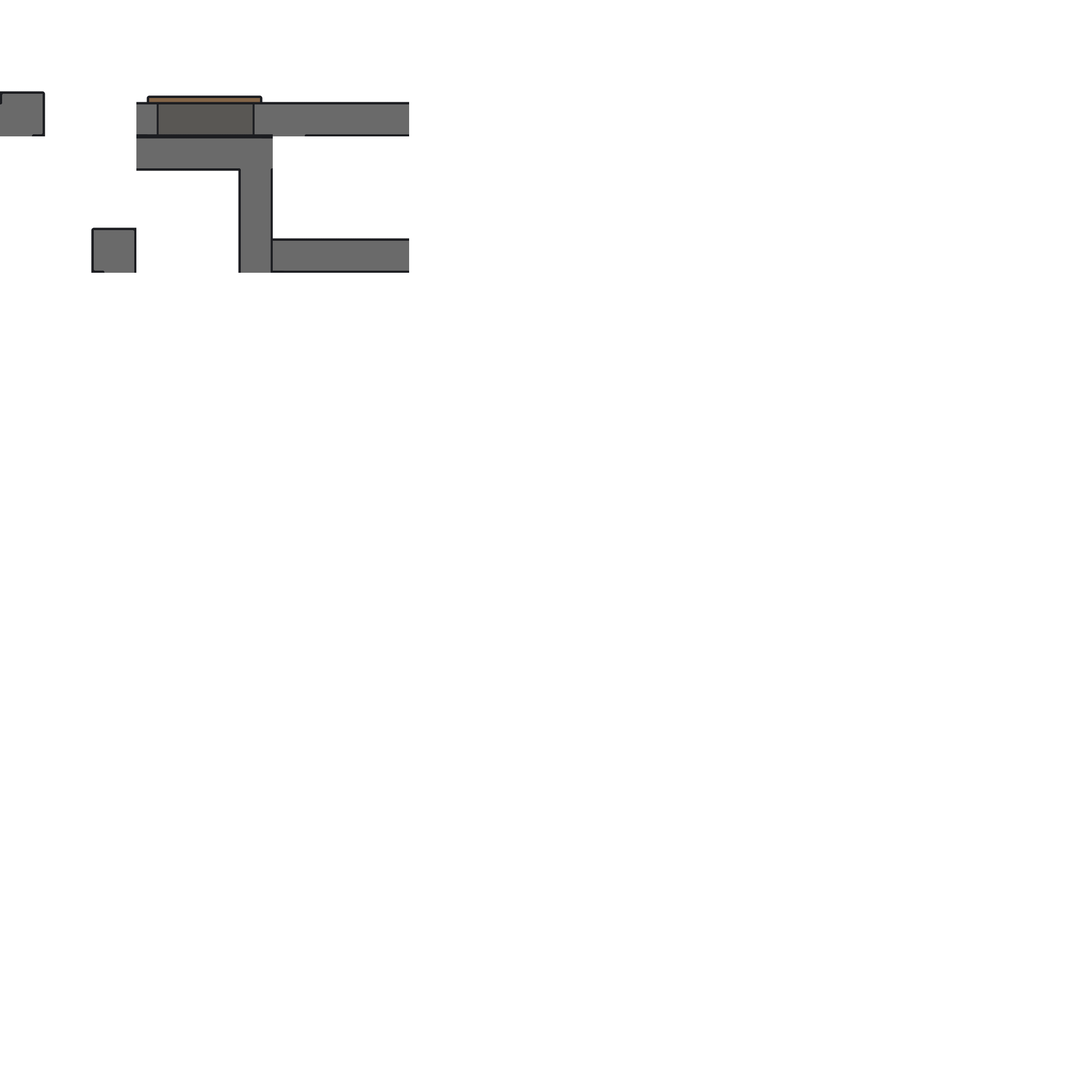
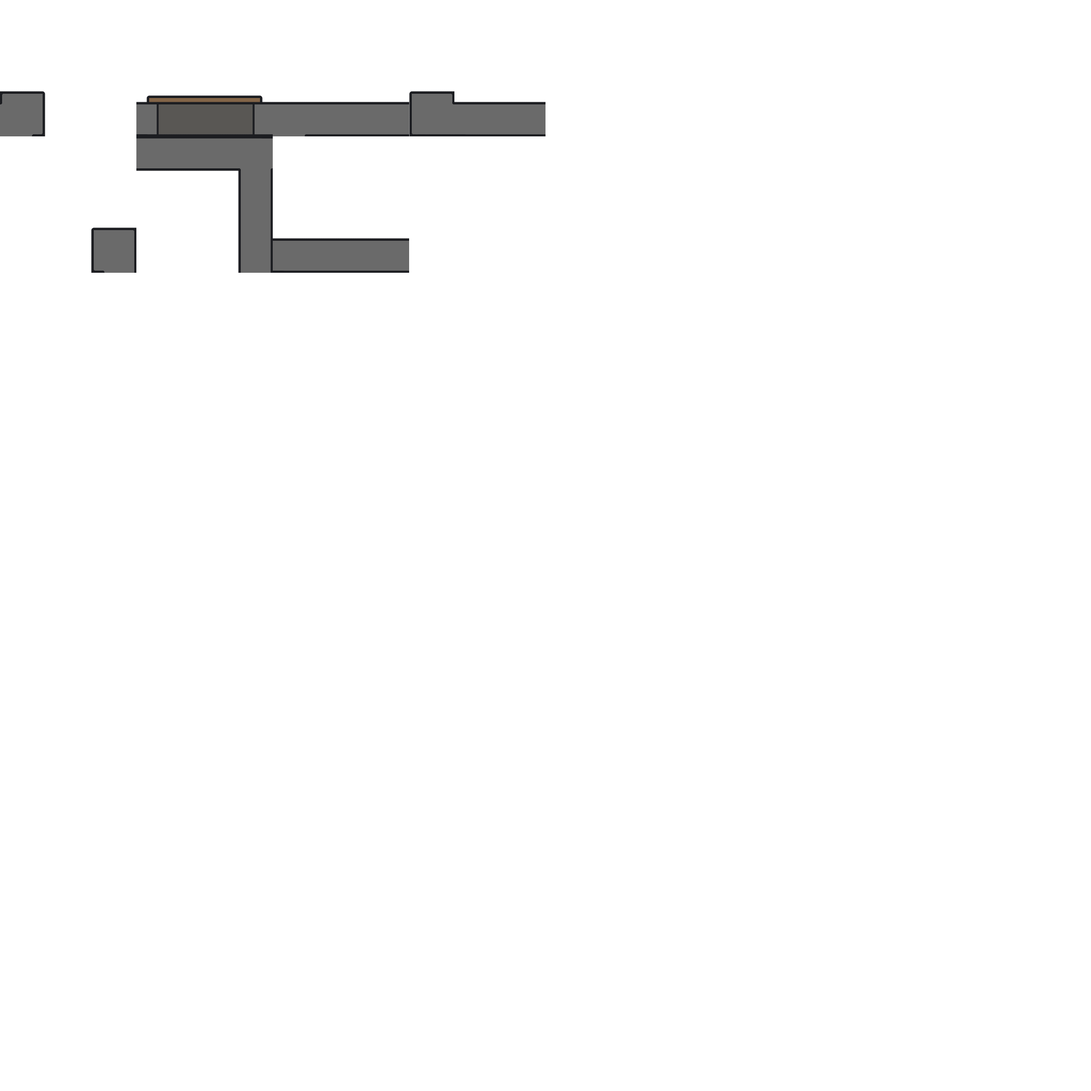
Layer changes from the first 1091×1091 image to the second:
pixels changed over [409, 91, 546, 137] (layer not identified)
